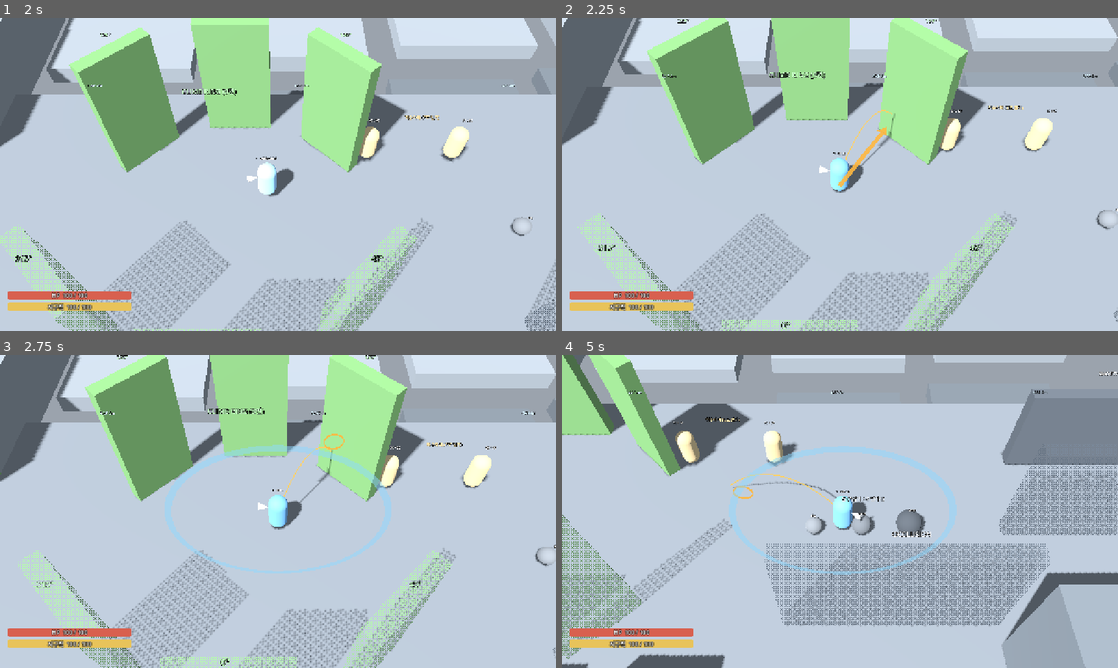
Above: before the commit, frames 1-4 (two rows, left to right).
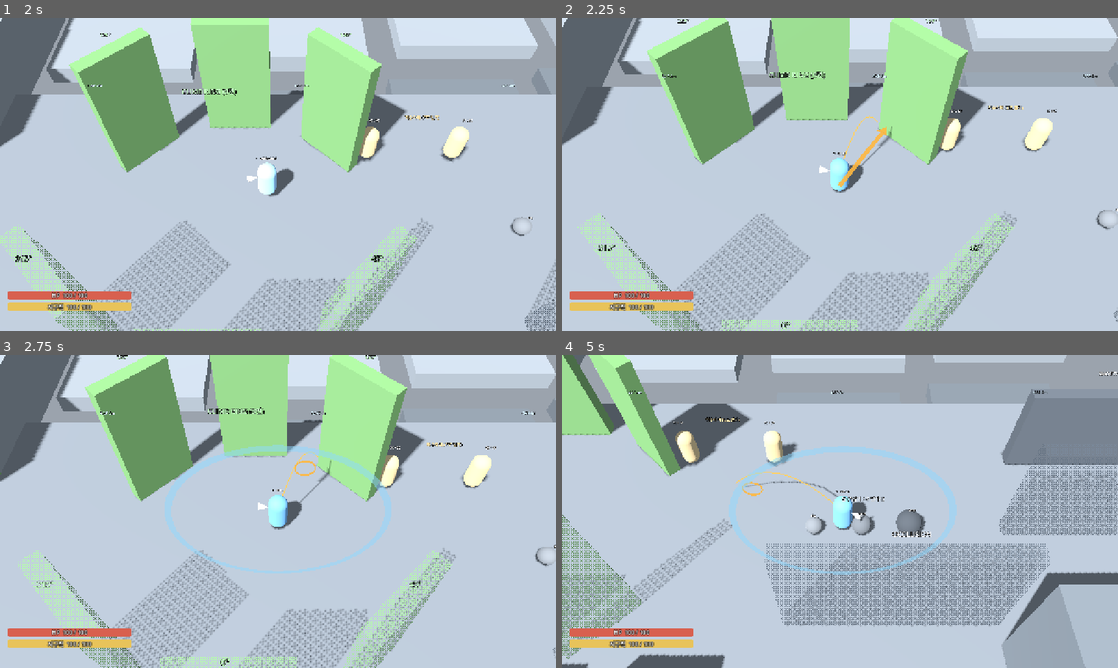
Above: after the commit, the same moments.

Repository: k3vin7/personalized_RPG
Game: Godot game, scene res://scenes/playground.tscn
Two runs of this game, one before a commit and one after it. Both use one fixed random seed, a clock stepped at 60 frames per second and the inputs below. This scene is started directly instead of the project's main scene.
Inputs (mouse positions are in pixels of both pictures, inside the frame that each line leads up to):
- Up to frame 1 (2 s): move the mouse to (400, 158) at 0.52 s; hold Space (jump) 0.53-1.28 s; tap Enter at 1.25 s; move the mouse to (166, 190) at 1.27 s; click (166, 190) at 1.35 s; tap Space (jump) at 1.52, 1.55, 1.82 s
- Up to frame 2 (2.25 s): move the mouse to (895, 105) at 2.02 s; hold F (dash) from 2.03 s (still down)
- Up to frame 3 (2.75 s): keep holding F (dash); tap Space (jump) at 2.3 s
- Up to frame 4 (5 s): move the mouse to (812, 574) at 2.77 s; release F (dash) at 2.78 s; tap G (grab_throw) at 2.85 s; tap Space (jump) at 3.02, 3.05, 3.32, 3.77, 3.8, 4.07, 4.35, 4.52, 4.82 s; tap R (restart) at 3.5 s; move the mouse to (1006, 558) at 3.52 s; hold Right mouse button (move_click) 3.53-4.28 s; move the mouse to (673, 464) at 4.27 s

Frame 1 is identical in both runs. In frame 2, less than 0.1% of the frame differs, in the area x 50-60%, y 29-46%; in frame 3, 0.2%; in frame 4, 0.3%, in the area x 30-50%, y 37-48%.

Commit message:
점프 판정: 닿을 수 있는 표적을 한계로 표시하던 것 수정
높은 곳을 조준하면 링이 주황(=한계)인데 실제로는 올라갔다. 원인 둘:

1. 거리 비례 정점이 cap을 넘기면 발사 전체를 축소했다. 그러면 링은
   커서에 그려진 채 몸은 짧게 떨어져 표시가 거짓말을 한다. 게다가 턱을
   넘으려면 정점이 턱보다 높아야 해서 조금만 높아도 바로 넘겼다.
2. 도달 가능 여부를 '수평 사거리 안인가'로 봤다. 정확한 조건은
   v^2 >= g*(rise + sqrt(d^2 + rise^2)) 이고, rise=0일 때만 수평
   사거리와 같다.

이제 정확한 조건으로 판단한다. 닿는 표적이면 거리 비례 정점을 쓰고,
그 정점이 예산을 넘으면 '같은 지점을 맞히는 가장 싼 발사'(45도를 표적
기울기의 절반만큼 기울인 것)로 바꾼다 — 착지점이 그대로라 링은 녹색이고
정직하다. 정말 못 닿는 표적이면 그 방향으로 닿는 지점까지만 가고 링도
그 지점에 주황으로 그린다.

가장 싼 궤도의 정점을 v^2/2g로 읽던 버그도 같이 고쳤다. 그건 수직
발사일 때의 높이이고, 최소 속도 궤도는 기울어져 있어 정점이 절반이다.
그 탓에 경계에서 궤도가 두 배로 솟고 축소되어 1m 짧게 떨어졌다.

실측(근력 10, cap 10.32): 0.5m 턱 launch 8.90 한계아님 / 1.0m 9.57
한계아님 / 1.5m 10.32 한계 / 2.0m 10.32 한계, 넷 다 올라섬. 커서 20m는
4.92m 도달(사거리 4.84).

Diff:
--- a/scripts/player/player_movement.gd
+++ b/scripts/player/player_movement.gd
@@ -429,6 +429,18 @@
 #
 # Returns the launch velocity, where that lands, and whether the cursor was out
 # of reach (which is what the ring is for).
+# The two speeds that reach (distance, rise) over the given apex: how fast
+# along the heading, and how fast up. Up comes out of the apex, forward out of
+# how long the whole arc lasts. Returned without a heading because the plan
+# below is the thing that knows which way it is facing.
+func _launch_for(apex: float, distance: float, rise: float) -> Vector2:
+	var gravity: float = maxf(Tuning.values.gravity, 0.01)
+	var up_speed := sqrt(2.0 * gravity * maxf(apex, 0.0))
+	var fall := maxf(apex - rise, 0.0)
+	var flight := up_speed / gravity + sqrt(2.0 * fall / gravity)
+	return Vector2(distance / maxf(flight, 0.01), up_speed)
+
+
 func jump_plan(aim: Vector3) -> Dictionary:
 	var gravity: float = maxf(Tuning.values.gravity, 0.01)
 	var from := player.global_position
@@ -455,34 +467,68 @@
 		}
 
 	var reach := player.leap_max_range()
-	var clamped := distance > reach
-	if clamped:
-		# Out of reach: the same direction, as far as the budget goes. The
-		# landing height is unknown out there, so it is taken as our own.
-		flat = flat.normalized() * reach
-		distance = reach
-		to = from + flat
 	var rise := to.y - from.y
+
+	# Whether a target can be hit at all has an exact answer, and it is not
+	# "is it inside the flat range": a launch at speed v can reach (d, rise)
+	# only if
+	#
+	#     v^2  >=  g * (rise + sqrt(d^2 + rise^2))
+	#
+	# which for rise = 0 is exactly the flat range, and for a step is stricter.
+	# The cheapest arc that hits it has its apex half way up that same figure.
+	var clamped := false
+	var span := sqrt(distance * distance + rise * rise)
+	if gravity * (rise + span) > cap * cap:
+		# Out of reach. The far end along this heading is where the cheapest arc
+		# runs out of budget, and that is where the ring belongs -- the cursor
+		# is not somewhere this body can land.
+		clamped = true
+		var budget := cap * cap / gravity
+		var level := budget - rise
+		if level <= absf(rise):
+			# Higher than anything this body can reach, however it is thrown.
+			# Straight up, as high as the budget goes.
+			return {
+				"launch": Vector3(0.0, cap, 0.0),
+				"landing": from,
+				"clamped": true,
+				"apex": cap * cap / (2.0 * gravity),
+			}
+		distance = sqrt(maxf(level * level - rise * rise, 0.0))
+		to = from + flat.normalized() * distance + Vector3.UP * rise
+		span = sqrt(distance * distance + rise * rise)
 
 	var t: float = clampf(distance / maxf(reach, 0.01), 0.0, 1.0)
 	var apex_at_reach := reach * 0.25
 	var apex: float = lerpf(Tuning.values.jump_min_hop_height, apex_at_reach, t)
 	# Over the lip rather than into it.
 	apex = maxf(apex, rise + Tuning.values.jump_min_hop_height)
-
-	var up_speed := sqrt(2.0 * gravity * apex)
-	var fall := maxf(apex - rise, 0.0)
-	var flight := up_speed / gravity + sqrt(2.0 * fall / gravity)
-	var forward := distance / maxf(flight, 0.01)
-	var launch := flat.normalized() * forward
-	launch.y = up_speed
-
-	# The budget has the last word. Scaling the whole launch keeps the shape of
-	# the arc and lands short, which is the honest failure.
+	# The height the distance asks for is a preference, not a requirement. When
+	# it costs more than the budget -- which a step always eventually does,
+	# because clearing it needs the apex above it -- the cheapest launch that
+	# hits the same spot is taken instead. The landing does not move, so the
+	# ring stays honest and stays green: this is a reachable jump, just a
+	# flatter one than the distance rule would have picked.
+	#
+	# That launch is the minimum-speed one: 45 degrees, tilted by half the
+	# slope to the target. Its apex is the vertical half of it, not the whole
+	# of v^2/2g -- reading it as the whole sent the arc up twice as high as it
+	# should have gone, which then did not fit either and was scaled down,
+	# landing a metre short of the ring.
+	var pair := _launch_for(apex, distance, rise)
+	if pair.length() > cap:
+		var optimum := PI * 0.25 + 0.5 * atan2(rise, maxf(distance, 0.001))
+		var cheapest := sqrt(gravity * (rise + span))
+		pair = Vector2(cheapest * cos(optimum), cheapest * sin(optimum))
+		apex = pair.y * pair.y / (2.0 * gravity)
+	var launch := flat.normalized() * pair.x
+	launch.y = pair.y
+	# Arithmetic, not a ruling: the cheapest arc is inside the budget by
+	# construction, so anything left over here is rounding.
 	var speed := launch.length()
 	if speed > cap:
 		launch *= cap / speed
-		clamped = true
 	return {
 		"launch": launch,
 		"landing": to,
--- a/scripts/tests/c_checks.gd
+++ b/scripts/tests/c_checks.gd
@@ -229,6 +229,11 @@
 		(onto["landed"] as Vector3).y, onto["miss"], (onto["plan"] as Dictionary).get("apex", 0.0), onto["speed"]])
 	expect((onto["landed"] as Vector3).y > 1.5, "the_jump_got_up_onto_the_step")
 	expect(float(onto["miss"]) < 0.6, "and_landed_near_the_cursor_on_top_of_it")
+	# A target this body can actually reach is never drawn as the limit: that
+	# was the bug -- a 1 m step asked for an apex the budget could not pay for,
+	# so the ring went orange while the jump worked, and the ring was drawn at
+	# the cursor while the body landed short of it.
+	expect(not bool((onto["plan"] as Dictionary).get("clamped", true)), "a_reachable_step_is_not_marked_as_the_limit")
 
 	# What the height actually buys, measured on the level's own step ladder.
 	# Reported rather than asserted: which steps a jump should reach is a
@@ -240,9 +245,11 @@
 		var rung_top := Vector3(rung.global_position.x, float(height) + Player.BODY_HALF_HEIGHT, rung.global_position.z)
 		var tried := await _jump_at(Vector3(rung_top.x, 0.9, 11.0), rung_top)
 		var landed_on: bool = (tried["landed"] as Vector3).y > float(height) + 0.5
-		note("step ladder: %.1f m rung -> landed y=%.2f on_top=%s apex asked %.2f speed %.2f/%.2f" % [
+		var rung_plan: Dictionary = tried["plan"]
+		note("step ladder: %.1f m rung -> landed y=%.2f on_top=%s | apex %.2f launch %.2f/%.2f at_limit=%s" % [
 			float(height), (tried["landed"] as Vector3).y, landed_on,
-			(tried["plan"] as Dictionary).get("apex", 0.0), tried["speed"], cap])
+			rung_plan.get("apex", 0.0), tried["plan_speed"], cap,
+			rung_plan.get("clamped", false)])
 
 	expect(float(near["plan_speed"]) <= cap + 0.01 and float(far["plan_speed"]) <= cap + 0.01
 		and float(standing["plan_speed"]) <= cap + 0.01 and float(beyond["plan_speed"]) <= cap + 0.01
